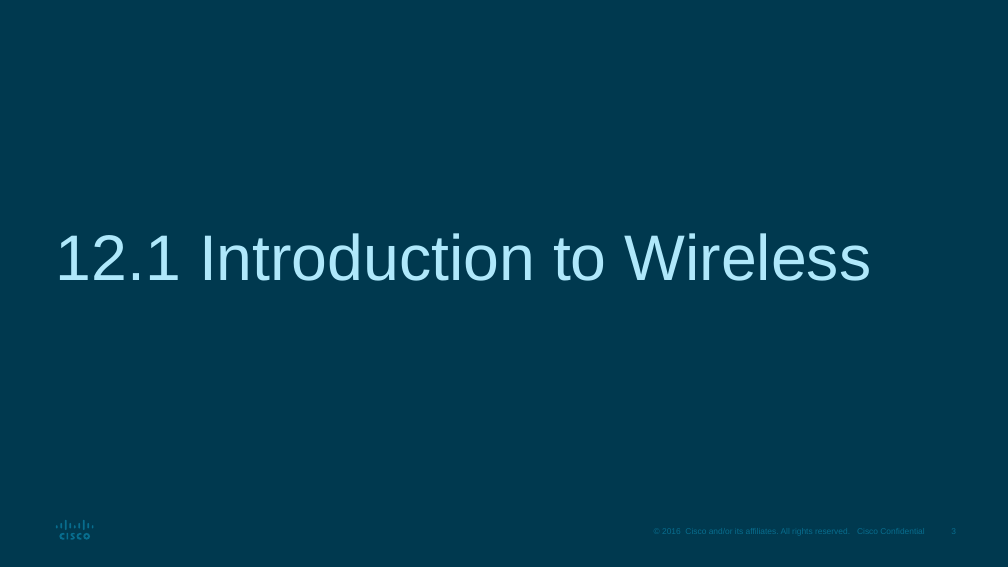
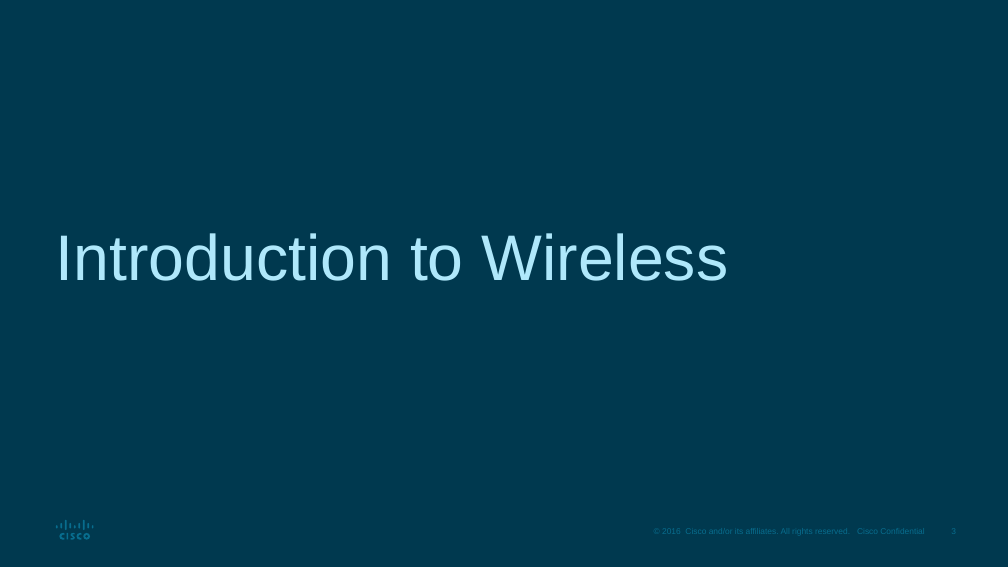
Before and after one commit to ECUbakers/PKH-2154, a slide deck: slide 3 of module5/SRWE_Module_12_talking points.pptx. Drawn at 1008x567 pixels with LibreOffice and Linux fonts; fonts in the diff are those of the drawing. Boxes give left, top, right and bottom in pixels: in the first picture for what was removed or moved away, otherwise in the second. Text is boxed around its words. In the diff, an @@ line names an element or a change of style, - is before the commit and + after.

```diff
--- a/module5/SRWE_Module_12_talking points.pptx
+++ b/module5/SRWE_Module_12_talking points.pptx
@@ title at [56, 233, 729, 281]: text changed @@
-12.1 Introduction to Wireless
+Introduction to Wireless
```
Also in this commit, not shown: 7 other slides changed, 1 slide removed.
